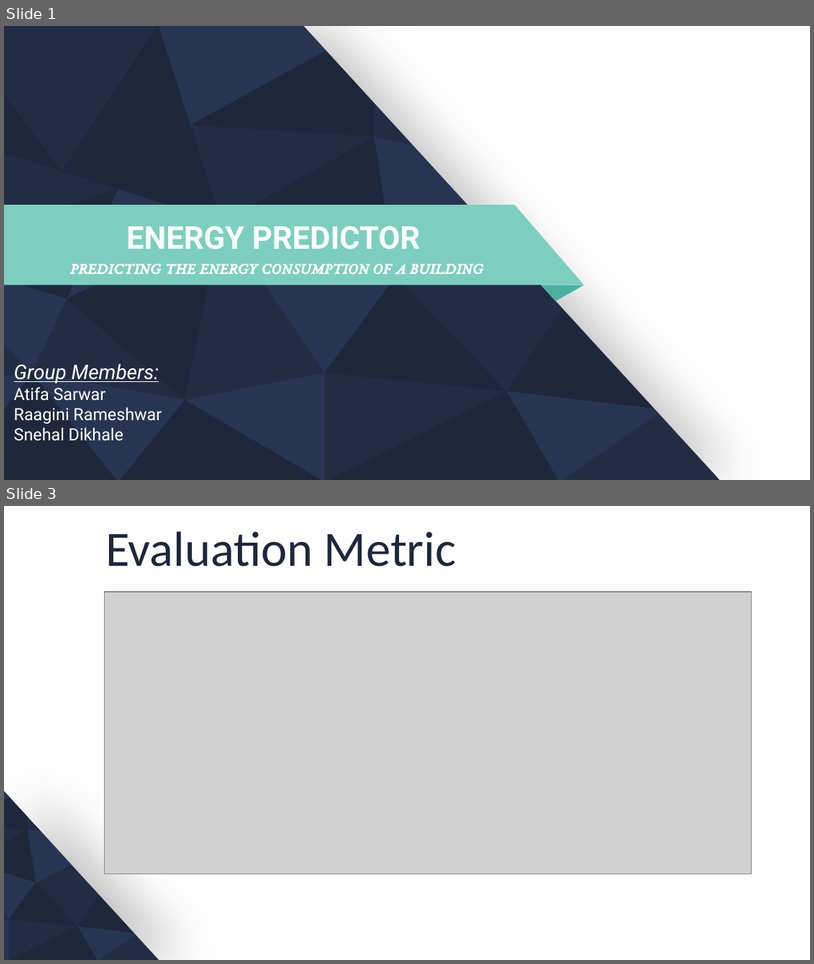
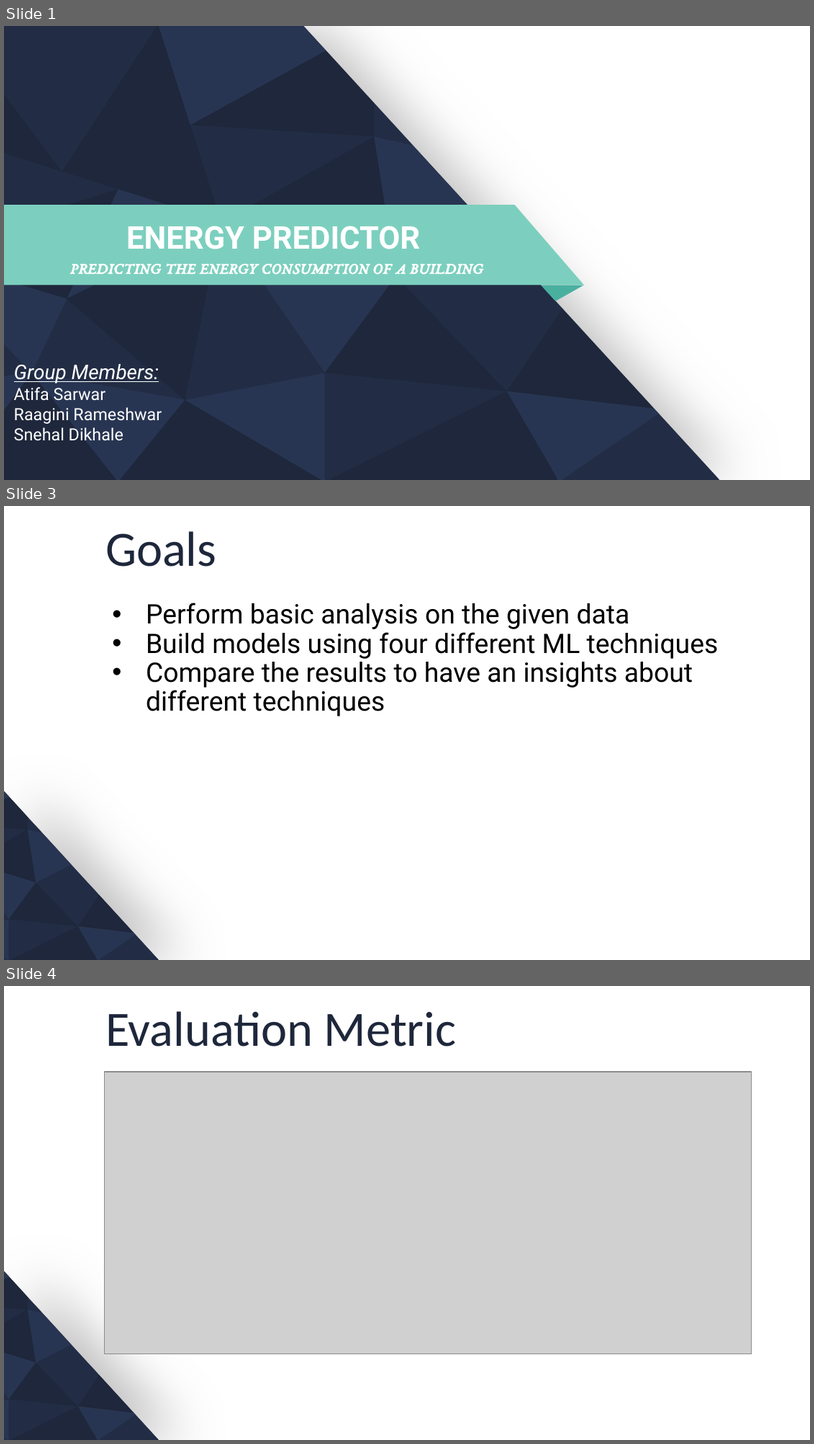
Before and after one commit to SnehalD14/Building-Energy-Prediction, a slide deck: Project Presentation.pptx. Shown one above the other, each under a label of ours: slides 1 and 3 before the commit, slides 1, 3 and 4 after it; the slides between them are not shown. The pictures are 814x964 and 814x1444 pixels, drawn with LibreOffice and Linux fonts; fonts in the diff are those of the drawing; grey boxes stand for pictures; background and template pictures are left out. Boxes give left, top, right and bottom in pixels: in the first picture for what was removed or moved away, otherwise in the second. Text is boxed around its words. In the diff, an @@ line names an element or a change of style, - is before the commit and + after.

```diff
--- a/Project Presentation.pptx
+++ b/Project Presentation.pptx
@@ slide 3 added at (x1=4, y1=506, x2=810, y2=960), background #FFFFFF; not listed: 18 template elements that a slide beside it also shows @@
@@ title added at (x1=106, y1=531, x2=216, y2=566), 44 pt, text #1E273B @@
+Goals
@@ text added at (x1=146, y1=602, x2=719, y2=716), 24 pt, text #000000 @@
+• Perform basic analysis on the given data
+• Build models using four different ML techniques
+• Compare the results to have an insights about different techniques
@@ what was slide 3 is now slide 4 @@
```
Also in this commit, not shown: 9 slides changed, 1 other slide added.
